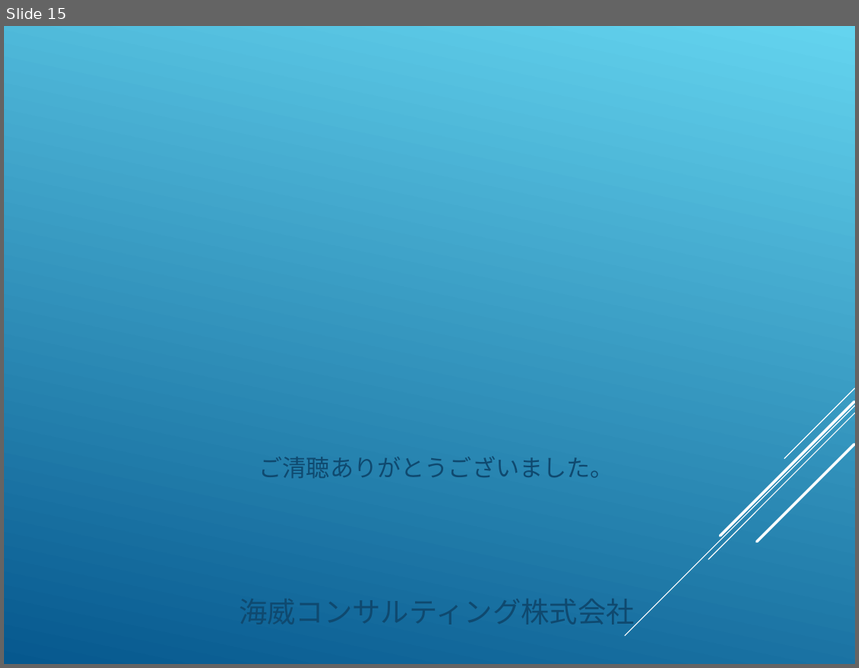
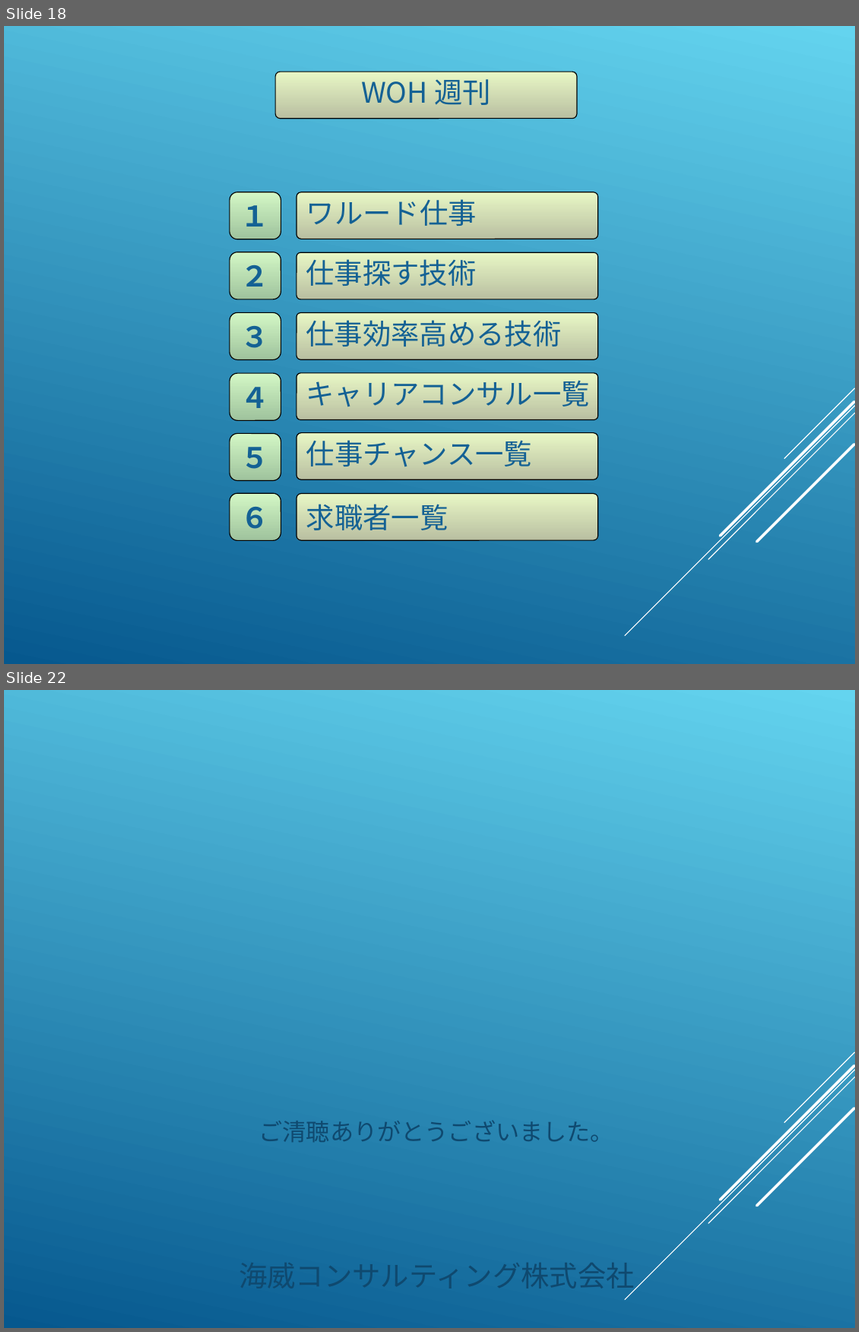
Before and after one commit to highwayns/highwayns, a slide deck: hrdesktop/dispatch/海威情報サービス.ppt. Shown one above the other, each under a label of ours: slide 15 before the commit, slides 18 and 22 after it; the slides between them are not shown. The pictures are 859x668 and 859x1332 pixels, drawn with LibreOffice and Linux fonts; fonts in the diff are those of the drawing. Boxes give left, top, right and bottom in pixels: in the first picture for what was removed or moved away, otherwise in the second. Text is boxed around its words. In the diff, an @@ line names an element or a change of style, - is before the commit and + after.

```diff
--- a/hrdesktop/dispatch/海威情報サービス.ppt
+++ b/hrdesktop/dispatch/海威情報サービス.ppt
@@ slide 18 added at [4,26,855,664], background gradient #64D4EF to #06588E; not listed: 5 template elements that a slide beside it also shows @@
@@ rounded rectangle added at [275,72,577,119], fill gradient #E8F7C5 to #B9BFA1, outline #000000 0.74 pt, 24 pt, text #146194 @@
+WOH 週刊
@@ rounded rectangle added at [230,192,281,239], fill gradient #D3F7C5 to #9FC39D, outline #000000 0.74 pt, 24 pt, text #146194, bold @@
+１
@@ rounded rectangle added at [297,192,598,239], fill gradient #E8F7C5 to #B9BFA1, outline #000000 0.74 pt, 24 pt, text #146194 @@
+ワルード仕事
@@ rounded rectangle added at [230,252,281,300], fill gradient #D3F7C5 to #9FC39D, outline #000000 0.74 pt, 24 pt, text #146194, bold @@
+２
@@ rounded rectangle added at [297,252,598,300], fill gradient #E8F7C5 to #B9BFA1, outline #000000 0.74 pt, 24 pt, text #146194 @@
+仕事探す技術
@@ rounded rectangle added at [230,313,281,360], fill gradient #D3F7C5 to #9FC39D, outline #000000 0.74 pt, 24 pt, text #146194, bold @@
+３
@@ rounded rectangle added at [297,313,598,360], fill gradient #E8F7C5 to #B9BFA1, outline #000000 0.74 pt, 24 pt, text #146194 @@
+仕事効率高める技術
@@ rounded rectangle added at [230,373,281,421], fill gradient #D3F7C5 to #9FC39D, outline #000000 0.74 pt, 24 pt, text #146194, bold @@
+４
@@ rounded rectangle added at [297,373,598,420], fill gradient #E8F7C5 to #B9BFA1, outline #000000 0.74 pt, 24 pt, text #146194 @@
+キャリアコンサル一覧
@@ rounded rectangle added at [230,433,281,480], fill gradient #D3F7C5 to #9FC39D, outline #000000 0.74 pt, 24 pt, text #146194, bold @@
+５
@@ rounded rectangle added at [297,433,598,480], fill gradient #E8F7C5 to #B9BFA1, outline #000000 0.74 pt, 24 pt, text #146194 @@
+仕事チャンス一覧
@@ rounded rectangle added at [230,493,281,541], fill gradient #D3F7C5 to #9FC39D, outline #000000 0.74 pt, 24 pt, text #146194, bold @@
+６
@@ rounded rectangle added at [297,494,598,541], fill gradient #E8F7C5 to #B9BFA1, outline #000000 0.74 pt, 24 pt, text #146194 @@
+求職者一覧
@@ what was slide 15 is now slide 22 @@
```
Also in this commit, not shown: 6 other slides added, 1 other file.
